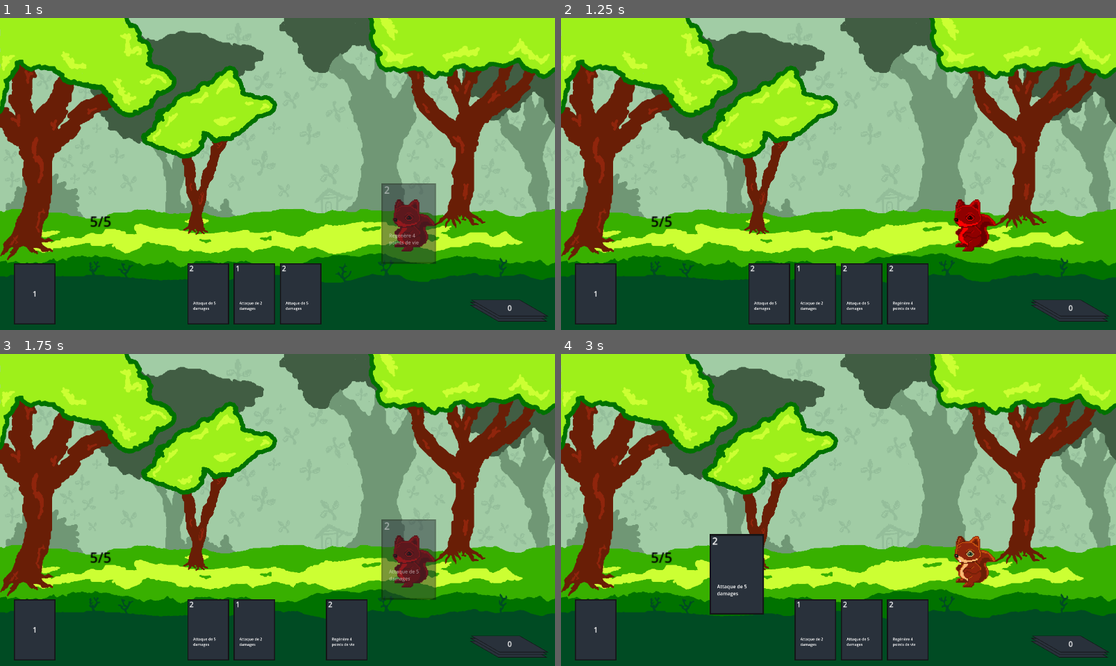
Above: before the commit, frames 1-4 (two rows, left to right).
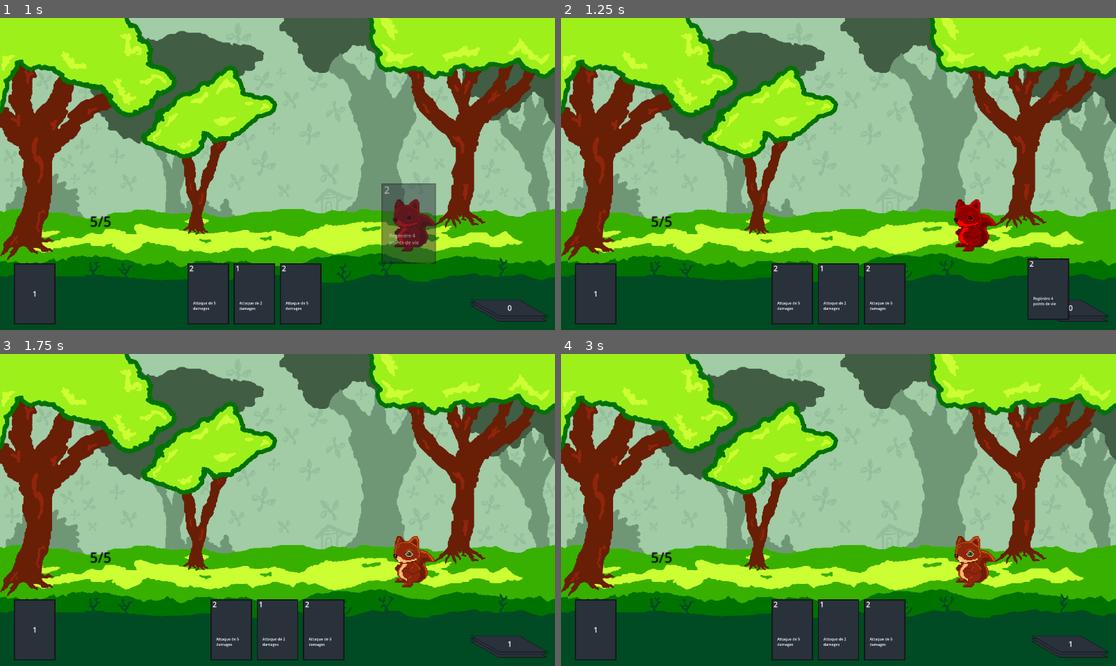
Above: after the commit, the same moments.

Repository: Pyropingouin/GameJam2025
Game: Godot game, scene res://Scenes/main.tscn
Two runs of this game, one before a commit and one after it. Both use one fixed random seed, a clock stepped at 60 frames per second and the inputs below.
Inputs (mouse positions are in pixels of both pictures, inside the frame that each line leads up to):
- Up to frame 1 (1 s): drag from (344, 292) to (410, 223) at 0.52 s
- Up to frame 2 (1.25 s): no input
- Up to frame 3 (1.75 s): drag from (299, 628) to (410, 559) at 1.27 s
- Up to frame 4 (3 s): move the mouse to (816, 628) at 2.02 s; click (816, 628) at 2.17 s; tap Enter at 2.75 s; drag from (766, 628) to (672, 463) at 2.77 s

Frame 1 is identical in both runs. In frame 2, 4.4% of the frame differs, in the area x 33-92%, y 77-99%; in frame 3, 6.6%, in the area x 33-93%, y 53-99%; in frame 4, 5.4%.

Commit message:
Premieres étapes play_a_card()

Diff:
--- a/gamejam2025/Scripts/battle_manager.gd
+++ b/gamejam2025/Scripts/battle_manager.gd
@@ -1,5 +1,13 @@
 extends Node
 
+const CARD_MOVE_SPEED = 0.3
+
+@onready var player_hand: Node2D = $"../PlayerHand"
+@onready var deck: Node2D = $"../Deck"
+@onready var discard_pile_reference: Node2D = $"../DiscardPile"
+
+var discard_pile = []
+var card_being_played
 
 # Called when the node enters the scene tree for the first time.
 func _ready() -> void:
@@ -9,3 +17,27 @@
 # Called every frame. 'delta' is the elapsed time since the previous frame.
 func _process(delta: float) -> void:
 	pass
+
+func play_a_card(card):
+	#print("Play a card")
+	#print(card)
+	card_being_played = card
+	# Ajouter la carte dans la DiscardPile
+	discard_pile.append(card)
+	# Enlever la carte du player_hand
+	player_hand.remove_card_from_hand(card)
+	# Enlever la carte du deck
+	deck.player_deck.erase(card)
+	# Déplacer la carte dans la DiscardPile
+	var new_pos = discard_pile_reference.position
+	var tween = get_tree().create_tween()
+	tween.tween_property(card, "position", new_pos, CARD_MOVE_SPEED)
+	tween.connect("finished", on_tween_finished)
+
+	# Faire l'effet
+
+
+func on_tween_finished():
+	discard_pile_reference.get_node("CardCounter").text = str(discard_pile.size())
+	# Détruire la carte
+	card_being_played.queue_free()
--- a/gamejam2025/Scripts/card_manager.gd
+++ b/gamejam2025/Scripts/card_manager.gd
@@ -13,10 +13,12 @@
 
 @onready var input_manager: Node2D = $"../InputManager"
 @onready var player_hand: Node2D = $"../PlayerHand"
+@onready var battle_manager: Node = $"../BattleManager"
 
 var screen_size
 var card_being_dragged
 var is_hovering_on_card
+var is_hovering_enemy_with_card = false
 
 func _ready() -> void:
 	screen_size = get_viewport_rect().size
@@ -70,13 +72,17 @@
 func finish_drag():
 	#print("Finish drag")
 
-	# Si on ne sélectionne pas l'ennemi?
-	var jambon = false
-	if !jambon:
+	if is_hovering_enemy_with_card:
+		# Play la carte
+		battle_manager.play_a_card(card_being_dragged)
+
+	# Si on ne sélectionne pas l'ennemi
+	else:
 		player_hand.add_card_to_hand(card_being_dragged, DEFAULT_CARD_MOVE_SPEED)
 
 	card_being_dragged.modulate.a = DEFAULT_CARD_OPACITY
 	card_being_dragged = null
+
 
 func connect_card_signals(card):
 	card.connect("hovered", on_hovered_over_card)
@@ -116,12 +122,12 @@
 
 func on_hovered_over_squirrel(enemy):
 	if card_being_dragged:
-		print("Hover")
+		#print("Hover")
 		enemy.scale = Vector2(-ENEMY_BIGGER_SCALE, ENEMY_BIGGER_SCALE)
 		enemy.get_node("Sprite2D").modulate = ENEMY_HOVER_COLOR
 		card_being_dragged.modulate.a = CARD_HOVER_OPACITY
 
-		# Play la carte
+		is_hovering_enemy_with_card = true
 
 func on_hovered_off_squirrel(enemy):
 	if card_being_dragged:
@@ -129,3 +135,5 @@
 
 	enemy.scale = Vector2(-DEFAULT_ENEMY_SCALE, DEFAULT_ENEMY_SCALE)
 	enemy.get_node("Sprite2D").modulate = DEFAULT_ENEMY_HOVER_COLOR
+
+	is_hovering_enemy_with_card = false
